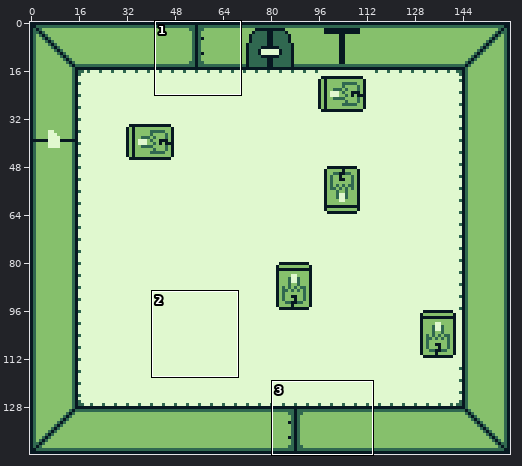
Two versions of one sprite sheet, GB-Studio-Jam/assets/backgrounds/Room13.png. The first picture is a wide view before the edit; the outline marks the close-up.
Close-up. First the earlier version:
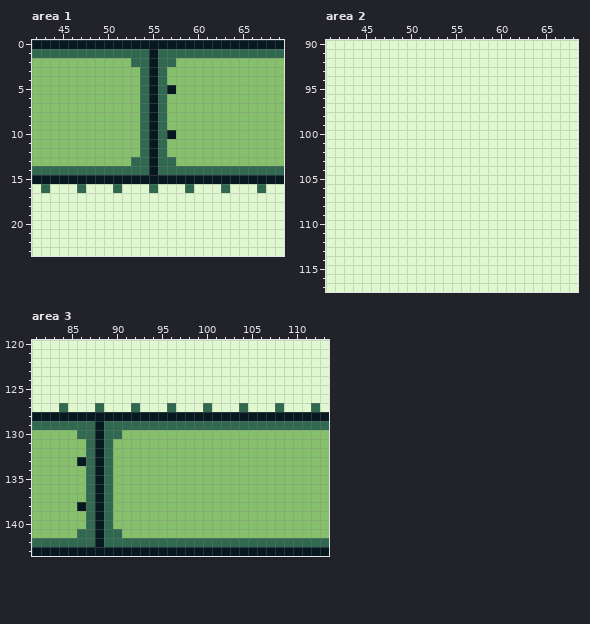
The file is 160x144 pixels. Shown: area 1: x 42..69, y 0..23; area 2: x 41..68, y 90..117; area 3: x 81..113, y 120..143.
After the commit:
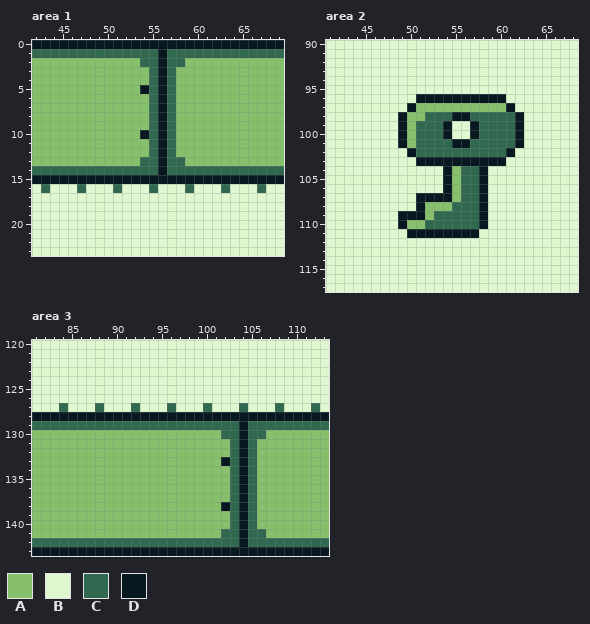
Palette (. is transparent): A #86c06c  B #e0f8cf  C #306850  D #071821
Edits made:
Area 1:
y 1: x 55..56 DC -> CD
y 2: x 53 C -> A; x 55..56 DC -> CD; x 58 A -> C
y 3..4: x 54..57 CDCA -> ACDC
y 5: x 54..57 CDCD -> DCDC
y 6..9: x 54..57 CDCA -> ACDC
y 10: x 54..57 CDCD -> DCDC
y 11..12: x 54..57 CDCA -> ACDC
y 13: x 53 C -> A; x 55..56 DC -> CD; x 58 A -> C
y 14: x 55..56 DC -> CD
Area 2:
y 96: x 51..60 BBBBBBBBBB -> DDDDDDDDDD
y 97: x 50..61 BBBBBBBBBBBB -> DAAAAAAAAAAD
y 98: x 49..62 BBBBBBBBBBBBBB -> DAACCCDDCCCCCD
y 99..100: x 49..54 BBBBBB -> DACCCD; x 57..62 BBBBBB -> DCCCCD
y 101: x 49..62 BBBBBBBBBBBBBB -> DACCCCDDCCCCCD
y 102: x 50..61 BBBBBBBBBBBB -> DCCCCCCCCCCD
y 103: x 51..60 BBBBBBBBBB -> DDDDDDDDDD
y 104..106: x 54..58 BBBBB -> DACCD
y 107: x 51..58 BBBBBBBB -> DDDDACCD
y 108: x 51..58 BBBBBBBB -> DAAACCCD
y 109: x 49..58 BBBBBBBBBB -> DDDACCCCCD
y 110: x 49..58 BBBBBBBBBB -> DAACCCCCCD
y 111: x 50..57 BBBBBBBB -> DDDDDDDD
Area 3:
y 129: x 88 D -> C; x 104 C -> D
y 130: x 86..90 CCDCC -> AAAAA; x 102..106 AAAAA -> CCDCC
y 131..132: x 87..89 CDC -> AAA; x 103..105 AAA -> CDC
y 133: x 86..89 DCDC -> AAAA; x 102..105 AAAA -> DCDC
y 134..137: x 87..89 CDC -> AAA; x 103..105 AAA -> CDC
y 138: x 86..89 DCDC -> AAAA; x 102..105 AAAA -> DCDC
y 139..140: x 87..89 CDC -> AAA; x 103..105 AAA -> CDC
y 141: x 86..90 CCDCC -> AAAAA; x 102..106 AAAAA -> CCDCC
y 142: x 88 D -> C; x 104 C -> D
Boxes around the changes in both close-ups, in picture pixels (x1, y1, x2, y2):
changed: (131, 49, 185, 175)
changed: (398, 94, 524, 238)
changed: (77, 421, 122, 547)
changed: (221, 421, 266, 547)
